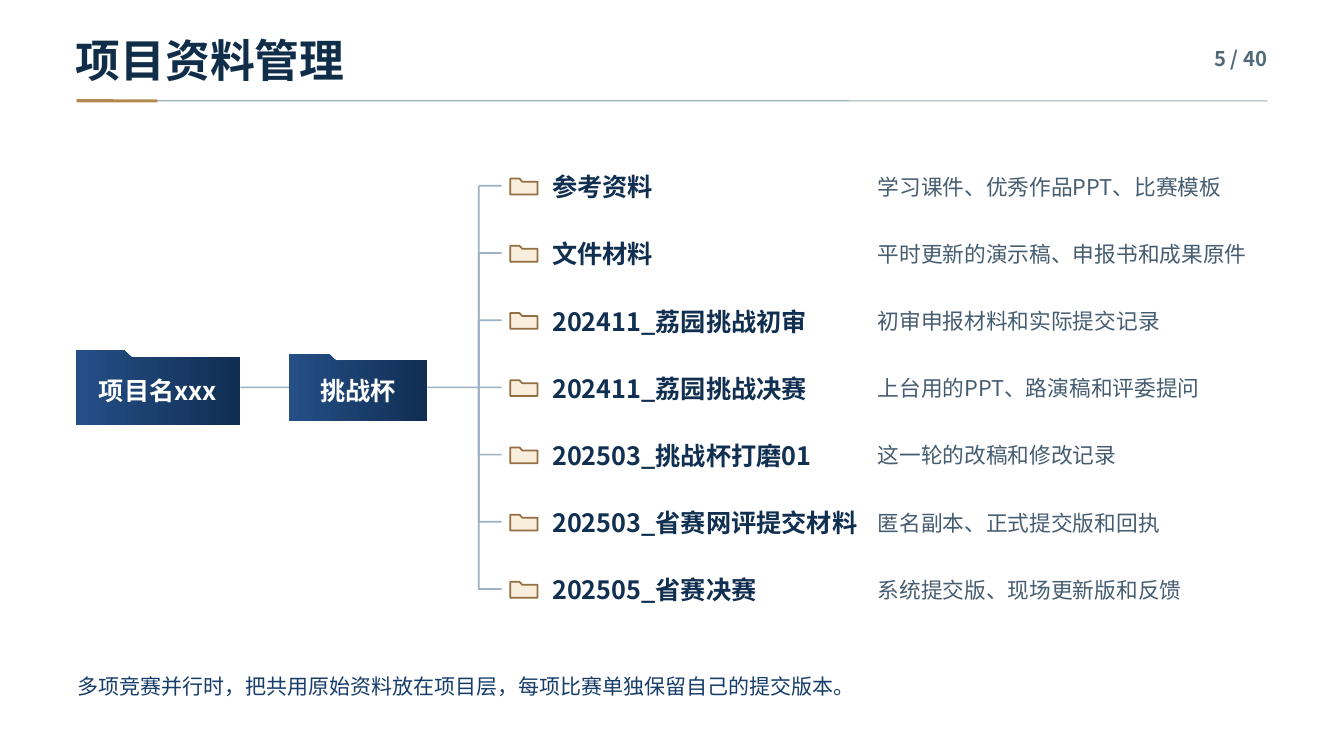
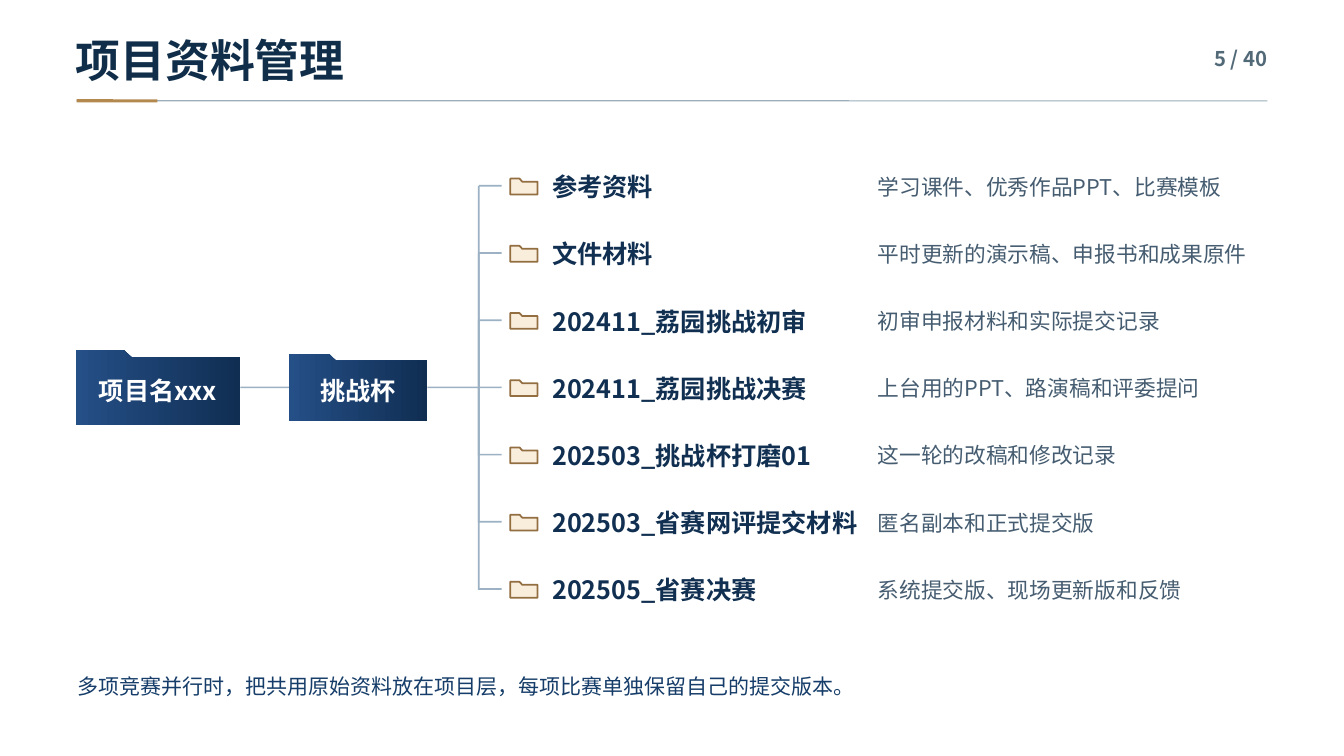
Before and after one commit to uuoov/challenge-cup-sharing, a slide deck: slide 5 of challenge-cup-sharing.pptx. Drawn at 1344x756 pixels with LibreOffice and Linux fonts; fonts in the diff are those of the drawing. Boxes give left, top, right and bottom in pixels: in the first picture for what was removed or moved away, otherwise in the second. Text is boxed around its words. In the diff, an @@ line names an element or a change of style, - is before the commit and + after.

Commit message:
更新挑战杯分享 v5，修复高清封面、调整人物介绍并精简提交目录

```diff
--- a/challenge-cup-sharing.pptx
+++ b/challenge-cup-sharing.pptx
@@ text at (878,512,1095,533): text changed @@
-匿名副本、正式提交版和回执
+匿名副本和正式提交版
```
Also in this commit, not shown: 9 other slides changed, 25 other files.
